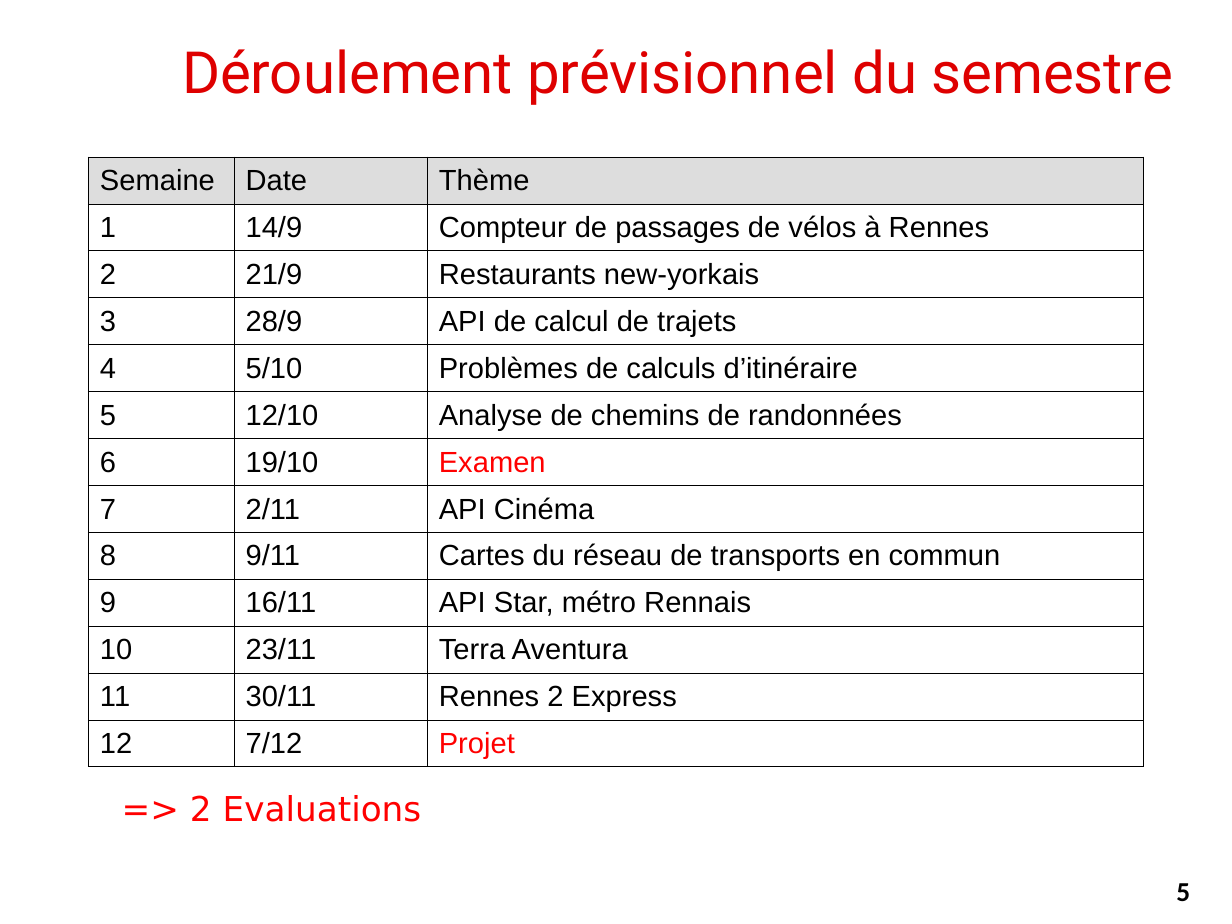
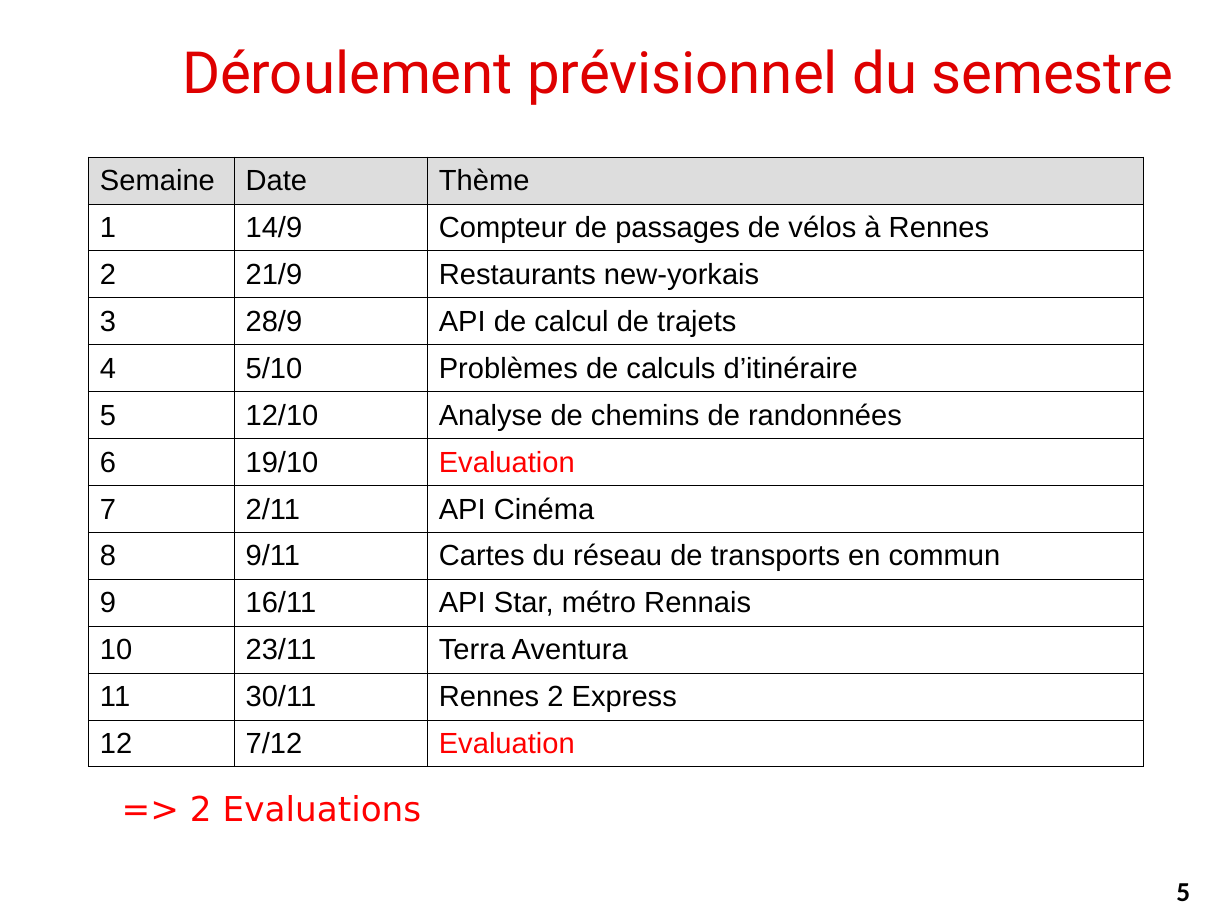
Before and after one commit to alemaitr/python_opendata_l2, a slide deck: slide 5 of coursIntro.pptx. Drawn at 1232x924 pixels with LibreOffice and Linux fonts; fonts in the diff are those of the drawing; background and template pictures are left out. Boxes give left, top, right and bottom in pixels: in the first picture for what was removed or moved away, otherwise in the second. Text is boxed around its words. In the diff, an @@ line names an element or a change of style, - is before the commit and + after.

```diff
--- a/coursIntro.pptx
+++ b/coursIntro.pptx
@@ table at (x1=89, y1=158, x2=1145, y2=768) @@
-row 7, column 3: Examen
+row 7, column 3: Evaluation
-row 13, column 3: Projet
+row 13, column 3: Evaluation
```
Also in this commit, not shown: 3 other files.
